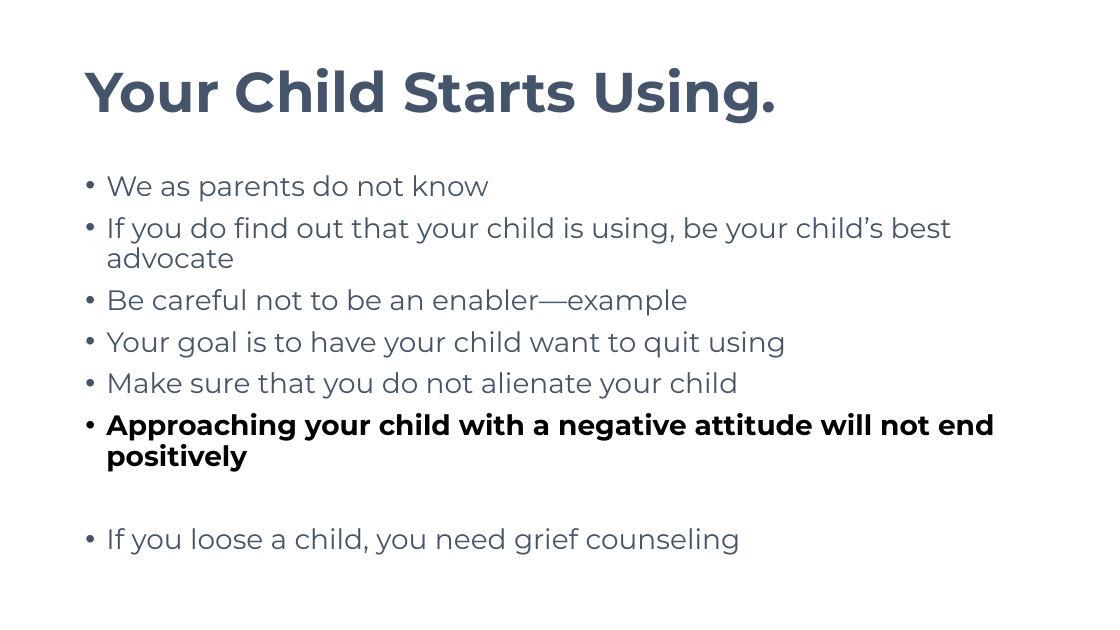
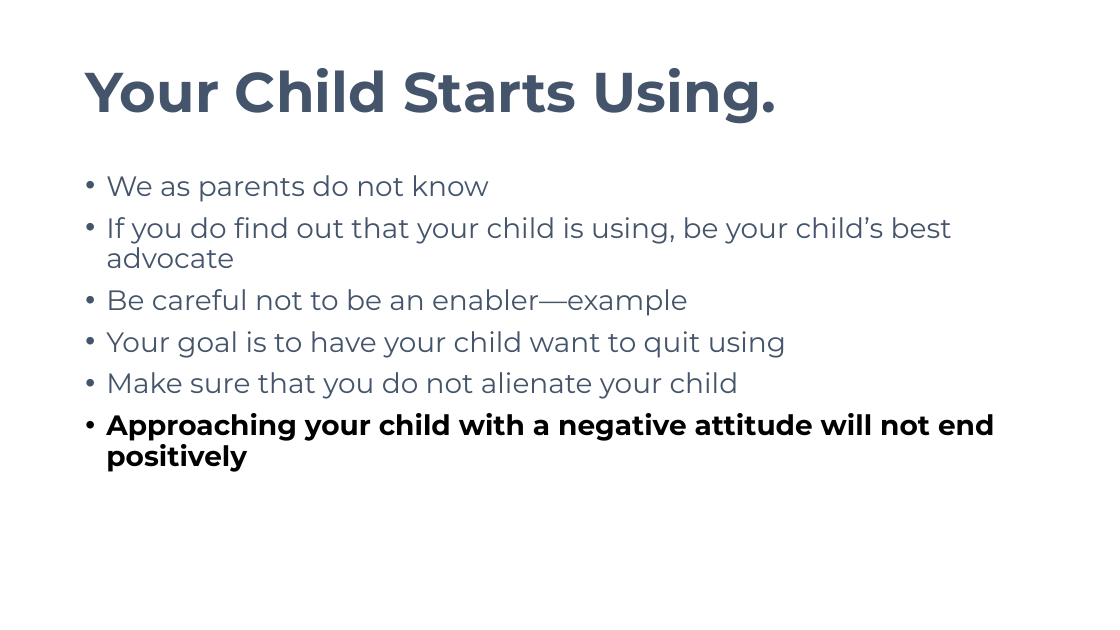
Before and after one commit to avifarah/Know-the-signs-when-and-how-talk-about-drugs, a slide deck: slide 10 of Know the Signs_When and How to Talk about Drugs.pptx (slide 8 before the commit). Drawn at 1120x630 pixels with LibreOffice and Linux fonts; fonts in the diff are those of the drawing. Boxes give left, top, right and bottom in pixels: in the first picture for what was removed or moved away, otherwise in the second. Text is boxed around its words. In the diff, an @@ line names an element or a change of style, - is before the commit and + after.

```diff
--- a/Know the Signs_When and How to Talk about Drugs.pptx
+++ b/Know the Signs_When and How to Talk about Drugs.pptx
@@ text at (106, 528, 741, 555): paragraph removed @@
-• If you loose a child, you need grief counseling
```
Also in this commit, not shown: 4 other slides changed.
